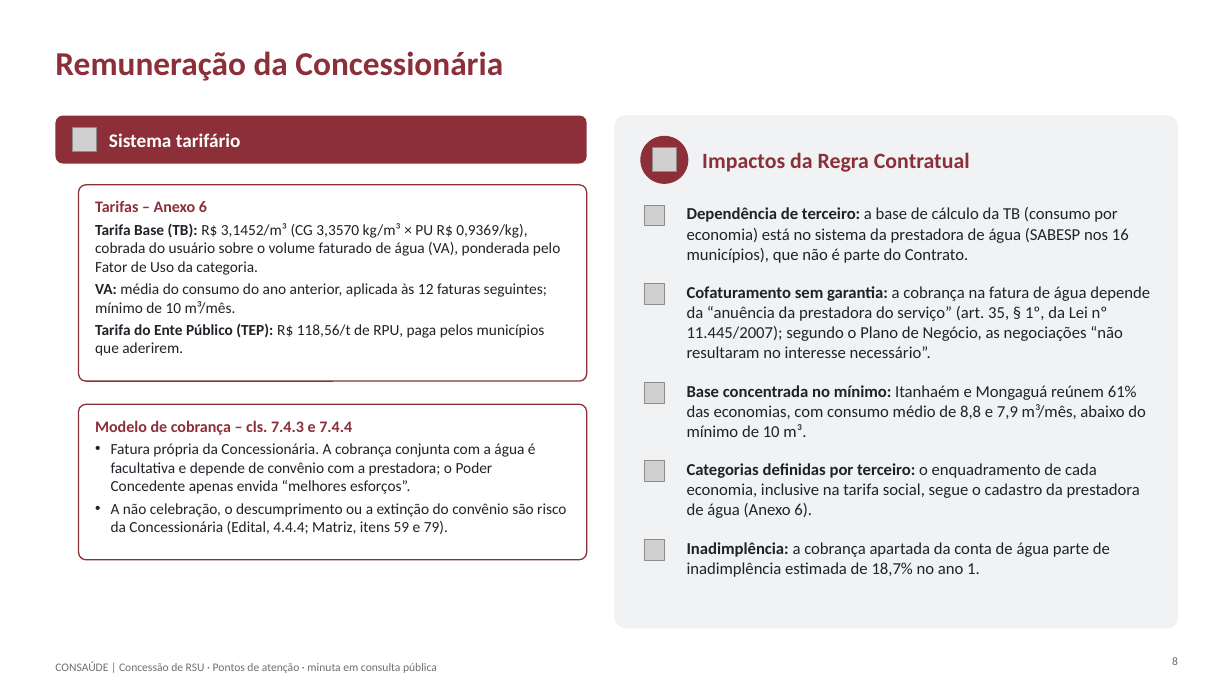
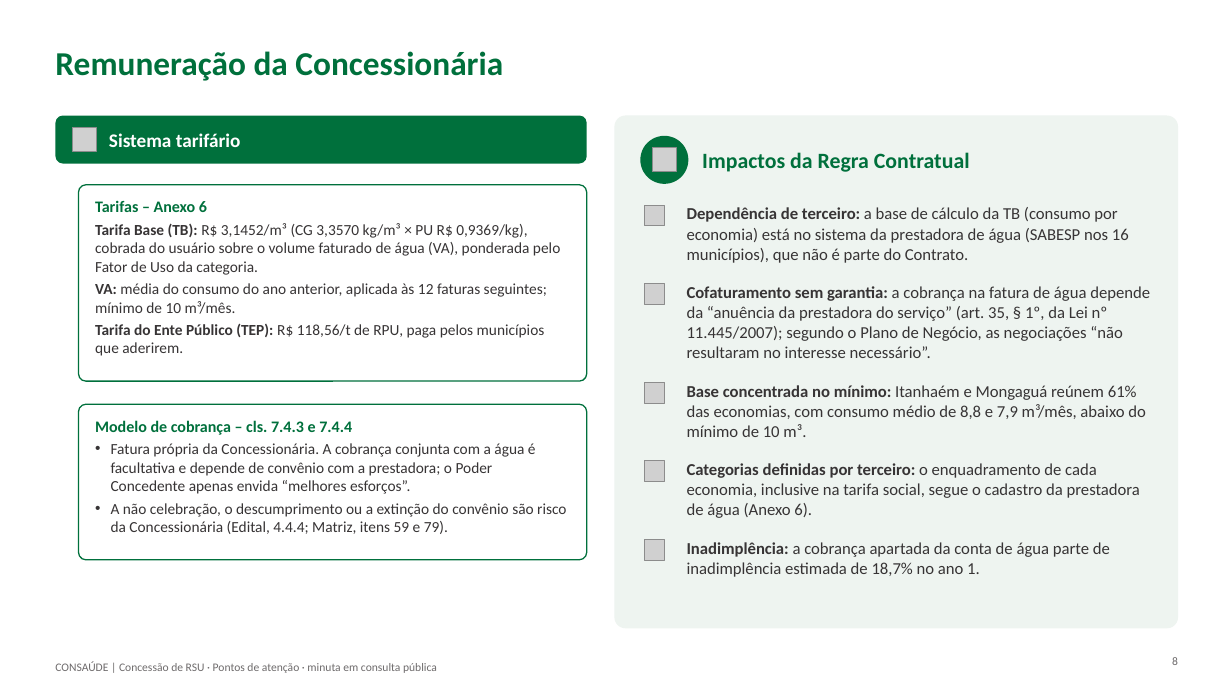
Before and after one commit to matheusdagostino-cyber/Solvi, a slide deck: slide 8 of concessoes/consaude-conc-2026/output/pontos-de-atencao-2026-10-08.pptx. Drawn at 1232x693 pixels with LibreOffice and Linux fonts; fonts in the diff are those of the drawing; grey boxes stand for pictures. Boxes give left, top, right and bottom in pixels: in the first picture for what was removed or moved away, otherwise in the second. Text is boxed around its words. In the diff, an @@ line names an element or a change of style, - is before the commit and + after.

```diff
--- a/concessoes/consaude-conc-2026/output/pontos-de-atencao-2026-10-08.pptx
+++ b/concessoes/consaude-conc-2026/output/pontos-de-atencao-2026-10-08.pptx
@@ title "Remuneração da Concessionária" at (55, 51, 503, 81): text colour #8C2F39 to #00703C @@
@@ rounded rectangle at (55, 116, 587, 164): fill #8C2F39 to #00703C @@
@@ rounded rectangle at (615, 116, 1178, 628): fill #F1F2F3 to #EEF4F0 @@
@@ ellipse at (640, 136, 689, 184): fill #8C2F39 to #00703C @@
@@ text "Impactos da Regra Contratual" at (702, 152, 970, 172): text colour #8C2F39 to #00703C @@
@@ rounded rectangle at (79, 185, 587, 381): outline #8C2F39 1 pt to #00703C 1 pt @@
@@ text "Tarifas – Anexo 6" at (95, 200, 560, 356): text colour #8C2F39 to #00703C in "Tarifas – Anexo 6"; text colour #1F2328 to #373435 @@
@@ rounded rectangle at (79, 405, 587, 560): outline #8C2F39 1 pt to #00703C 1 pt @@
@@ text "Modelo de cobrança – cls. ..." at (95, 420, 566, 534): text colour #8C2F39 to #00703C in "Modelo de cobrança – cls. 7.4.3 e ..."; text colour #1F2328 to #373435 in "Fatura própria da Concessionária. A cobrança conjunta ...", "A não celebração, o descumprimento ou a ..." @@
@@ text colour #1F2328 to #373435 in 5 elements at (687, 207, 1129, 263), (687, 286, 1150, 358), (687, 385, 1146, 437), (687, 463, 1140, 518), (687, 542, 1110, 577) @@
```
Also in this commit, not shown: 20 other slides changed, 1 other file.
